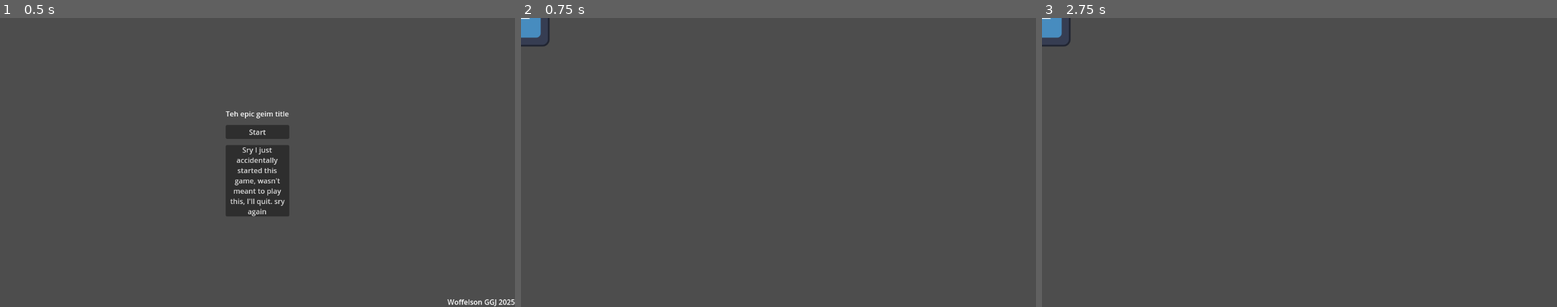
Above: before the commit, frames 1-3 (left to right).
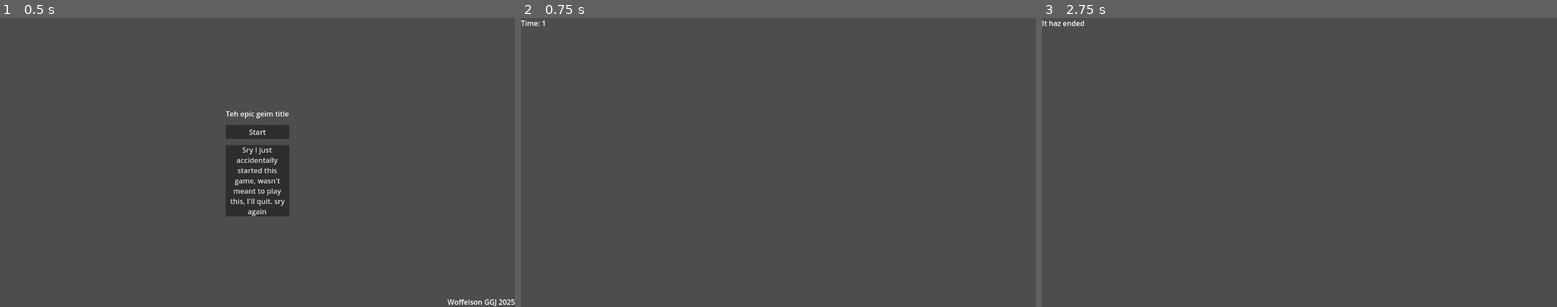
Above: after the commit, the same moments.

Repository: Woffelson/Bubble-Spot
Game: Godot game, scene res://main.tscn
The game is run twice, just before and just after one commit, with the same random seed, the same clock (stepped at 60 frames per second) and the same inputs. The engine's default icon, where the game draws it, is replaced by a stand-in: a white triangle on a blue panel in a dark square.
Inputs:
- Up to frame 1 (0.5 s): no input
- Up to frame 2 (0.75 s): click "Start" at 0.5 s
- Up to frame 3 (2.75 s): tap Enter at 1.25 s; tap Space at 2 s

Frame 1 is identical in both runs. In frame 2, 0.3% of the frame differs, in the area x 0-6%, y 0-10%; in frame 3, 0.4%, in the area x 0-9%, y 0-10%.

Commit message:
game scene and timer

Diff:
--- a/game/Game.tscn
+++ b/game/Game.tscn
@@ -1,8 +1,31 @@
-[gd_scene load_steps=2 format=3 uid="uid://d33gy75rvpmki"]
+[gd_scene load_steps=3 format=3 uid="uid://d33gy75rvpmki"]
 
 [ext_resource type="Texture2D" uid="uid://cl60cln14e0ev" path="res://icon.svg" id="1_65ays"]
+[ext_resource type="Script" path="res://game/game.gd" id="1_s2tsy"]
 
 [node name="Game" type="Node2D"]
+script = ExtResource("1_s2tsy")
 
 [node name="Sprite2D" type="Sprite2D" parent="."]
+visible = false
 texture = ExtResource("1_65ays")
+
+[node name="WorldTimer" type="Timer" parent="."]
+unique_name_in_owner = true
+one_shot = true
+
+[node name="CanvasLayer" type="CanvasLayer" parent="."]
+
+[node name="Control" type="Control" parent="CanvasLayer"]
+layout_mode = 3
+anchors_preset = 15
+anchor_right = 1.0
+anchor_bottom = 1.0
+grow_horizontal = 2
+grow_vertical = 2
+
+[node name="TimeLabel" type="Label" parent="CanvasLayer/Control"]
+unique_name_in_owner = true
+layout_mode = 0
+offset_right = 40.0
+offset_bottom = 23.0
--- /dev/null
+++ b/game/game.gd
@@ -0,0 +1,19 @@
+extends Node2D
+
+var its_on: bool = true
+
+@onready var world_timer: Timer = %WorldTimer
+@onready var time_label: Label = %TimeLabel
+
+func _ready() -> void:
+	world_timer.wait_time = 2 #60*2
+	world_timer.start()
+	world_timer.timeout.connect(end_game)
+
+func _process(_delta: float) -> void:
+	if its_on:
+		time_label.text = "Time: " + str(int(world_timer.time_left))
+
+func end_game():
+	its_on = false
+	time_label.text = "It haz ended"
--- a/main.gd
+++ b/main.gd
@@ -2,7 +2,6 @@
 
 @export var game_pack: PackedScene = preload("res://game/Game.tscn")
 
-@onready var world_timer: Timer = %WorldTimer
 @onready var main_menu: Control = %MainMenu
 @onready var start: Button = %Start
 @onready var quit: Button = %NotStart
--- a/main.tscn
+++ b/main.tscn
@@ -4,9 +4,6 @@
 
 [node name="Main" type="Node"]
 script = ExtResource("1_c8qm8")
-
-[node name="WorldTimer" type="Timer" parent="."]
-unique_name_in_owner = true
 
 [node name="MainMenu" type="Control" parent="."]
 unique_name_in_owner = true
